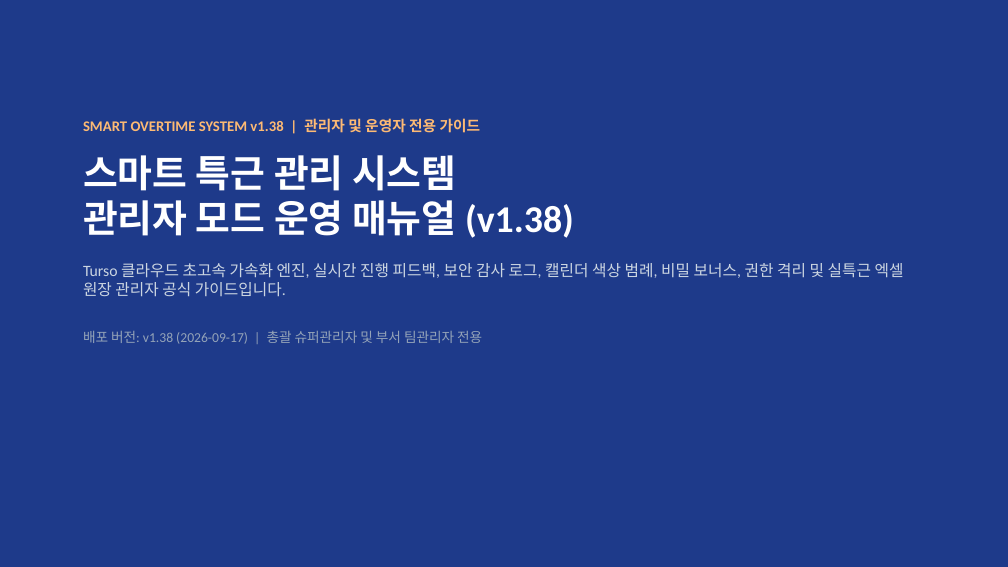
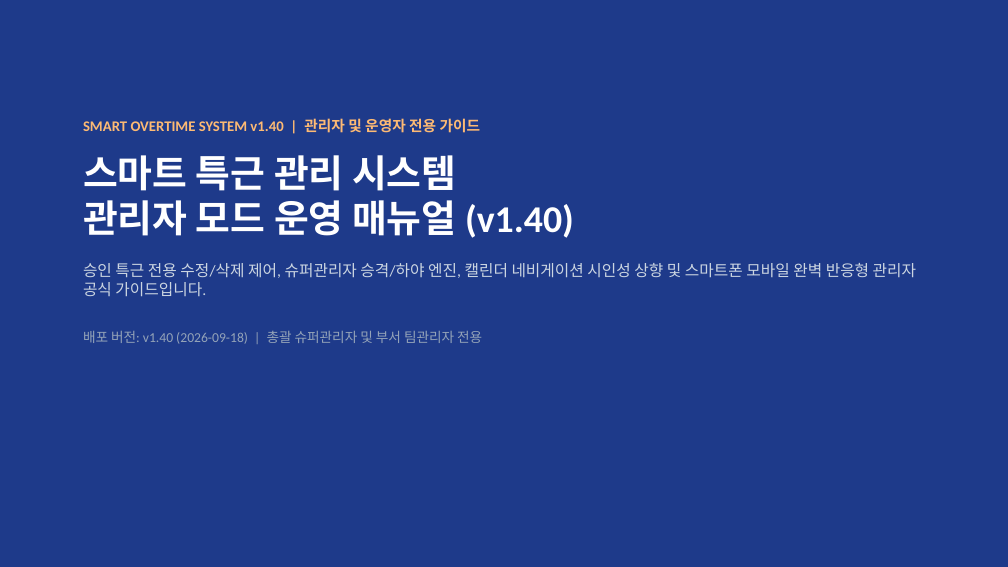
Before and after one commit to rorma34-lab/team-overtime-manager, a slide deck: slide 1 of Overtime_Admin_Manual.pptx. Drawn at 1008x567 pixels with LibreOffice and Linux fonts; fonts in the diff are those of the drawing. Boxes give left, top, right and bottom in pixels: in the first picture for what was removed or moved away, otherwise in the second. Text is boxed around its words. In the diff, an @@ line names an element or a change of style, - is before the commit and + after.

```diff
--- a/Overtime_Admin_Manual.pptx
+++ b/Overtime_Admin_Manual.pptx
@@ text at (83, 118, 916, 344): text changed @@
-SMART OVERTIME SYSTEM v1.38 | 관리자 및 운영자 전용 가이드
-스마트 특근 관리 시스템
-관리자 모드 운영 매뉴얼 (v1.38)
-Turso 클라우드 초고속 가속화 엔진, 실시간 진행 피드백, 보안 감사 로그, 캘린더 색상 범례, 비밀 보너스, 권한 격리 및 실특근 엑셀 원장 관리자 공식 가이드입니다.
-배포 버전: v1.38 (2026-09-17) | 총괄 슈퍼관리자 및 부서 팀관리자 전용
+SMART OVERTIME SYSTEM v1.40 | 관리자 및 운영자 전용 가이드
+스마트 특근 관리 시스템
+관리자 모드 운영 매뉴얼 (v1.40)
+승인 특근 전용 수정/삭제 제어, 슈퍼관리자 승격/하야 엔진, 캘린더 네비게이션 시인성 상향 및 스마트폰 모바일 완벽 반응형 관리자 공식 가이드입니다.
+배포 버전: v1.40 (2026-09-18) | 총괄 슈퍼관리자 및 부서 팀관리자 전용
```
Also in this commit, not shown: 1 other slide changed, 8 other files.
